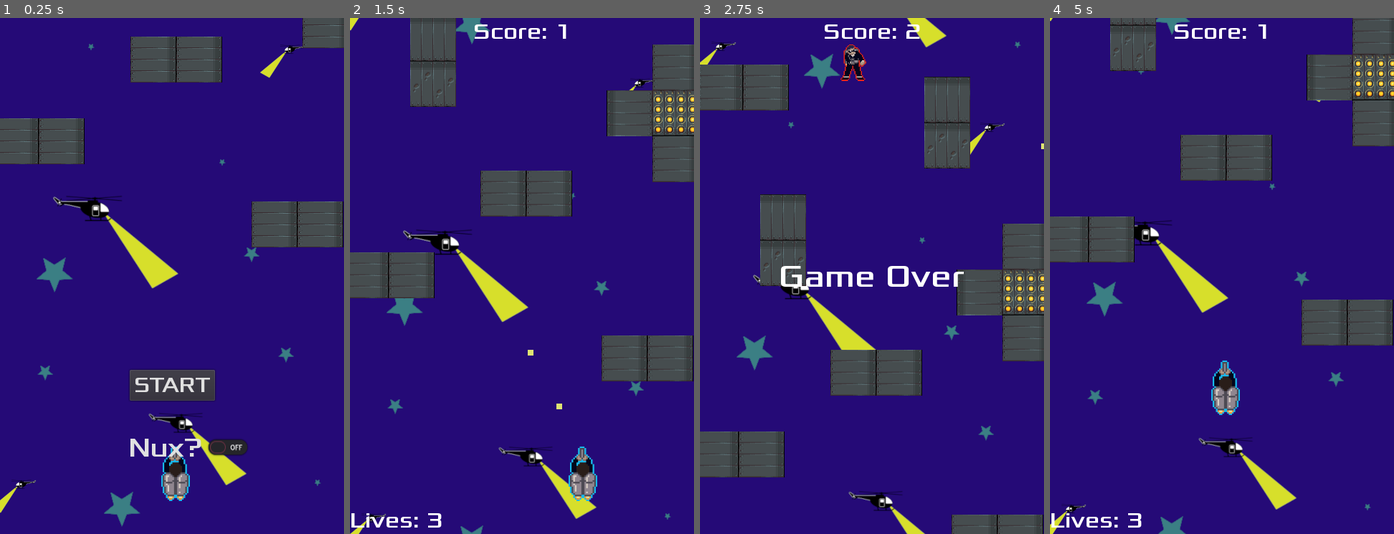
Above: before the commit, frames 1-4 (left to right).
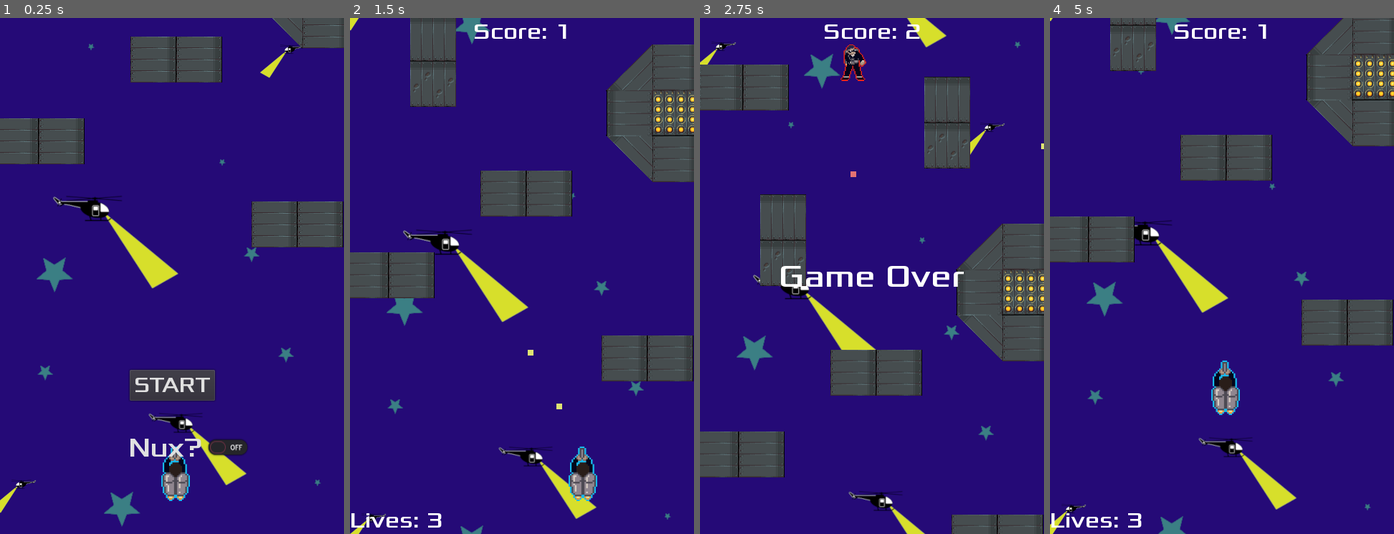
Above: after the commit, the same moments.

Repository: Harrison-Winters/Jet-Pack-Escape
Game: Godot game, scene res://Stage1.tscn
Two runs of this game, one before a commit and one after it. Both use one fixed random seed, a clock stepped at 60 frames per second and the inputs below.
Inputs:
- Up to frame 1 (0.25 s): no input
- Up to frame 2 (1.5 s): click "START" at 0.5 s; hold Right (ui_right) from 1.28 s (still down); hold Z (shoot) from 1.28 s (still down)
- Up to frame 3 (2.75 s): release Right (ui_right) at 2.03 s; release Z (shoot) at 2.03 s; hold Down (ui_down) from 2.03 s (still down); tap Z (shoot) at 2.1 s
- Up to frame 4 (5 s): release Down (ui_down) at 2.78 s; hold Right (ui_right) 2.78-3.53 s; hold Z (shoot) 2.78-3.53 s; hold Up (ui_up) 3.53-4.25 s; tap Z (shoot) at 3.6 s; click "START" at 4.25 s

The runs differ from the first frame. In frame 1, 0.3% of the frame differs, in the area x 79-88%, y 0-6%; in frame 2, 1.2%; in frame 3, 1.2%, in the area x 43-88%, y 29-67%; in frame 4, 1.2%.

Commit message:
godot :(

Diff:
--- a/Jetpack Escape/Part1.tscn
+++ b/Jetpack Escape/Part1.tscn
@@ -241,17 +241,11 @@
 [node name="Wall31" parent="." groups=["ObstaclesPart1"] instance=ExtResource( 8 )]
 position = Vector2( 669, -7758 )
 
-[node name="Wall32" parent="." groups=["ObstaclesPart1"] instance=ExtResource( 1 )]
-position = Vector2( 1114, -6852 )
-
 [node name="Wall33" parent="." groups=["ObstaclesPart1"] instance=ExtResource( 2 )]
 position = Vector2( 655, -6939 )
 
 [node name="Wall72" parent="Wall33" groups=["ObstaclesPart1"] instance=ExtResource( 1 )]
 position = Vector2( -296, -475 )
-
-[node name="Wall34" parent="." groups=["ObstaclesPart1"] instance=ExtResource( 1 )]
-position = Vector2( 1135, -7491 )
 
 [node name="Wall35" parent="." groups=["ObstaclesPart1"] instance=ExtResource( 8 )]
 position = Vector2( 393, -6126 )
@@ -294,15 +288,9 @@
 [node name="Wall61" parent="." groups=["ObstaclesPart1"] instance=ExtResource( 1 )]
 position = Vector2( 586, -8884 )
 
-[node name="Wall44" parent="." groups=["ObstaclesPart1"] instance=ExtResource( 8 )]
-position = Vector2( 1126, -9177 )
-
 [node name="Wall46" parent="." groups=["ObstaclesPart1"] instance=ExtResource( 6 )]
 position = Vector2( 616, -8675 )
 
-[node name="Wall48" parent="." groups=["ObstaclesPart1"] instance=ExtResource( 2 )]
-position = Vector2( -298, -8771 )
-
 [node name="Wall49" parent="." groups=["ObstaclesPart1"] instance=ExtResource( 3 )]
 position = Vector2( 296, -9212 )
 
@@ -471,11 +459,6 @@
 [node name="enemy" parent="." groups=["enemies"] instance=ExtResource( 11 )]
 position = Vector2( 492, -1708 )
 
-[node name="enemy_radial" parent="." groups=["enemies"] instance=ExtResource( 13 )]
-position = Vector2( 338, -9650 )
-collision_layer = 1
-collision_mask = 1
-
 [node name="enemy3" parent="." groups=["enemies"] instance=ExtResource( 11 )]
 position = Vector2( 514, -182 )
 
@@ -509,4 +492,7 @@
 [node name="enemy_radial9" parent="." groups=["enemies"] instance=ExtResource( 13 )]
 position = Vector2( 664, -8786 )
 
+[node name="enemy_radial" parent="." groups=["enemies"] instance=ExtResource( 13 )]
+position = Vector2( 356, -9570 )
+
 [connection signal="win" from="WinArea" to="." method="_on_WinArea_win"]
--- a/Jetpack Escape/Stage1.tscn
+++ b/Jetpack Escape/Stage1.tscn
@@ -1,18 +1,12 @@
-[gd_scene load_steps=11 format=2]
+[gd_scene load_steps=8 format=2]
 
 [ext_resource path="res://Player.tscn" type="PackedScene" id=1]
-[ext_resource path="res://FallingWall1.gd" type="Script" id=2]
 [ext_resource path="res://DeathZone.tscn" type="PackedScene" id=3]
 [ext_resource path="res://HUD.tscn" type="PackedScene" id=4]
 [ext_resource path="res://Stage1.gd" type="Script" id=5]
 [ext_resource path="res://Part1.tscn" type="PackedScene" id=6]
 [ext_resource path="res://art/Background.png" type="Texture" id=7]
 [ext_resource path="res://TextureRect.gd" type="Script" id=8]
-
-[sub_resource type="PhysicsMaterial" id=3]
-
-[sub_resource type="RectangleShape2D" id=5]
-extents = Vector2( 100.312, 49 )
 
 [node name="Stage1" type="Node2D"]
 script = ExtResource( 5 )
@@ -22,32 +16,11 @@
 
 [node name="PlayerCollisionObject" parent="." instance=ExtResource( 1 )]
 position = Vector2( 245, 636 )
+collision_layer = 11
+collision_mask = 11
 
 [node name="WallContainer" type="Node2D" parent="."]
 position = Vector2( -11, -3 )
-
-[node name="FallingWall1" type="StaticBody2D" parent="WallContainer"]
-position = Vector2( 152, 37 )
-physics_material_override = SubResource( 3 )
-script = ExtResource( 2 )
-
-[node name="CollisionShape2D" type="CollisionShape2D" parent="WallContainer/FallingWall1"]
-position = Vector2( -407, 117 )
-shape = SubResource( 5 )
-
-[node name="ColorRect" type="ColorRect" parent="WallContainer/FallingWall1"]
-margin_left = -574.0
-margin_top = 46.0
-margin_right = -355.0
-margin_bottom = 155.0
-color = Color( 0.443137, 0.470588, 0.458824, 1 )
-
-[node name="Outline" type="ColorRect" parent="WallContainer/FallingWall1"]
-margin_left = -551.0
-margin_top = 26.0
-margin_right = -365.0
-margin_bottom = 130.0
-color = Color( 0.211765, 0.188235, 0.188235, 1 )
 
 [node name="DeathZone" parent="." instance=ExtResource( 3 )]
 position = Vector2( -649, 482 )
--- a/Jetpack Escape/Wall3.tscn
+++ b/Jetpack Escape/Wall3.tscn
@@ -47,48 +47,35 @@
 
 [node name="Support3d" type="Sprite" parent="StaticBody2D/Sprite"]
 position = Vector2( 0, 1 )
+z_index = 1
 texture = ExtResource( 4 )
-
-[node name="Tile1c" type="Sprite" parent="StaticBody2D"]
-position = Vector2( 97, 33 )
-texture = ExtResource( 1 )
-
-[node name="Tile1c3" type="Sprite" parent="StaticBody2D"]
-position = Vector2( 74, 75.224 )
-rotation = 0.785398
-scale = Vector2( 1, 1.43206 )
-z_index = -1
-texture = ExtResource( 1 )
-
-[node name="Tile1c2" type="Sprite" parent="StaticBody2D"]
-position = Vector2( 33, 97 )
-texture = ExtResource( 1 )
 
 [node name="Support1a" type="Sprite" parent="."]
 position = Vector2( 97, 33 )
 rotation = 1.5708
+z_index = 1
 texture = ExtResource( 5 )
 
 [node name="Support1a2" type="Sprite" parent="."]
 position = Vector2( 33, 97 )
 rotation = 4.71239
+z_index = 1
 texture = ExtResource( 5 )
 
 [node name="Support1a3" type="Sprite" parent="."]
 position = Vector2( 33, -31 )
 rotation = 4.71239
+z_index = 1
 texture = ExtResource( 5 )
 
 [node name="Support1a4" type="Sprite" parent="."]
 position = Vector2( 75, 74 )
 rotation = 0.785398
 scale = Vector2( 1, 1.432 )
-z_index = -1
 texture = ExtResource( 5 )
 
 [node name="Support1a5" type="Sprite" parent="."]
 position = Vector2( 75, -8 )
 rotation = 2.35619
 scale = Vector2( 1, 1.432 )
-z_index = -1
 texture = ExtResource( 5 )
--- a/Jetpack Escape/bullet.gd
+++ b/Jetpack Escape/bullet.gd
@@ -18,8 +18,8 @@
 	var velocity = Vector2.UP.rotated(angle) * speed
 	position += velocity * delta
 
-	#if position.y < 0:
-		#queue_free()
+	if position.y < 0:
+		queue_free()
 
 
 
--- a/Jetpack Escape/enemy.tscn
+++ b/Jetpack Escape/enemy.tscn
@@ -32,7 +32,7 @@
 autostart = true
 
 [node name="EnemyShootPosition" type="Position2D" parent="."]
-position = Vector2( 0, 17 )
+position = Vector2( 0, 39 )
 
 [connection signal="body_entered" from="." to="." method="_on_enemy_body_bullet_entered"]
 [connection signal="timeout" from="ShotTimer" to="." method="_on_ShotTimer_timeout"]
